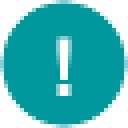
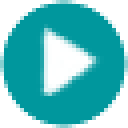
Comparing the layer stacks of the two w=128, h=128 images. Changes:
added layer "Layer #1" above "!" over [40, 24, 104, 96]
hid "!" over [56, 36, 72, 96]
